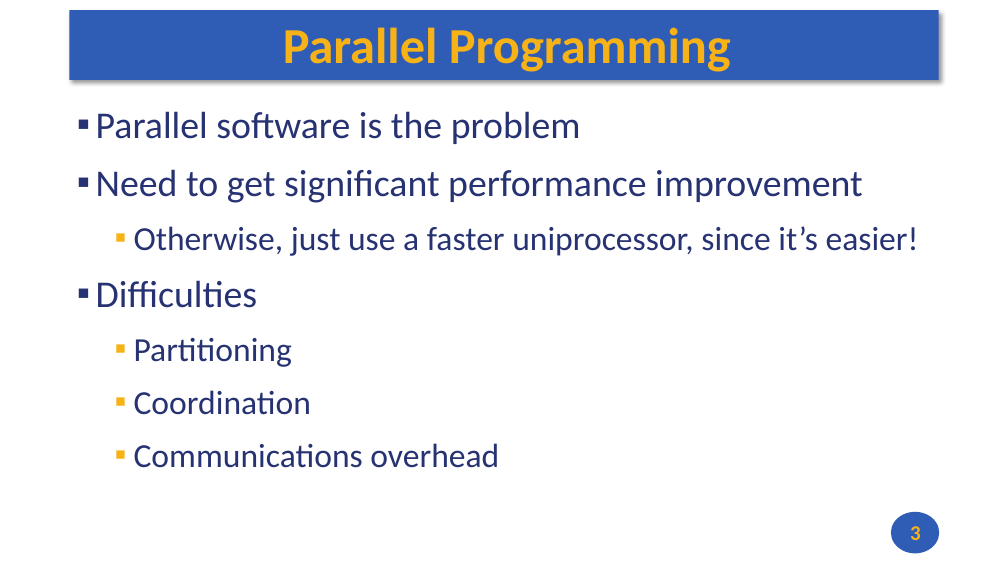
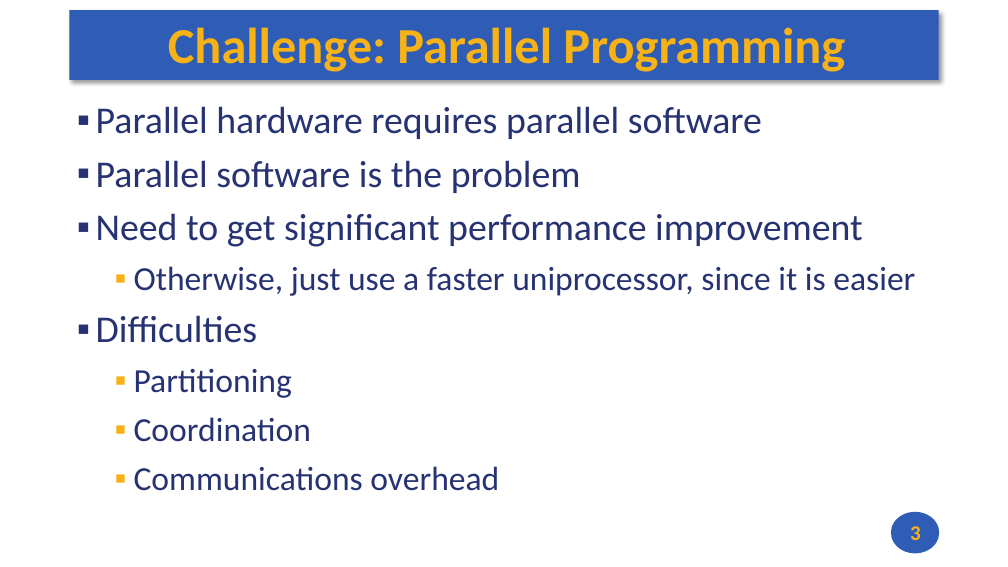
Before and after one commit to andrewt0301/hse-acos-course, a slide deck: slide 3 of docs/part1ca/14_TLP/CA_Lecture_14.pptx. Drawn at 1008x567 pixels with LibreOffice and Linux fonts; fonts in the diff are those of the drawing. Boxes give left, top, right and bottom in pixels: in the first picture for what was removed or moved away, otherwise in the second. Text is boxed around its words. In the diff, an @@ line names an element or a change of style, - is before the commit and + after.

```diff
--- a/docs/part1ca/14_TLP/CA_Lecture_14.pptx
+++ b/docs/part1ca/14_TLP/CA_Lecture_14.pptx
@@ title at (168,27,845,72): text changed @@
-Parallel Programming
+Challenge: Parallel Programming
@@ text at (96,106,762,139): paragraph added @@
+▪ Parallel hardware requires parallel software
@@ text at (96,160,863,491): line spacing 1 to 0.9 @@
@@ text at (134,266,915,296): text changed @@
-  ▪ Otherwise, just use a faster uniprocessor, since it’s easier!
+  ▪ Otherwise, just use a faster uniprocessor, since it is easier
```
Also in this commit, not shown: 11 other slides changed, 3 slides added, 2 other files.
